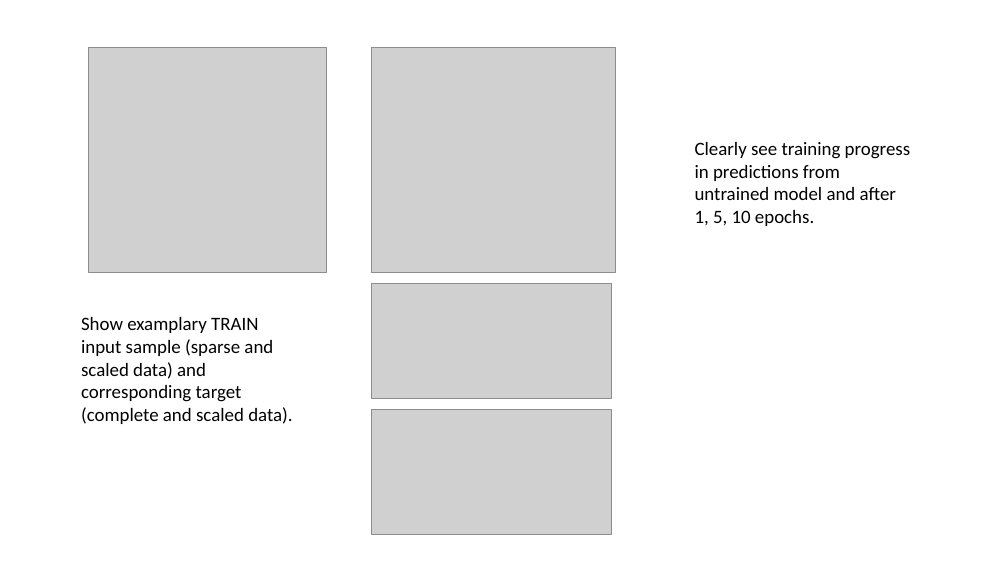
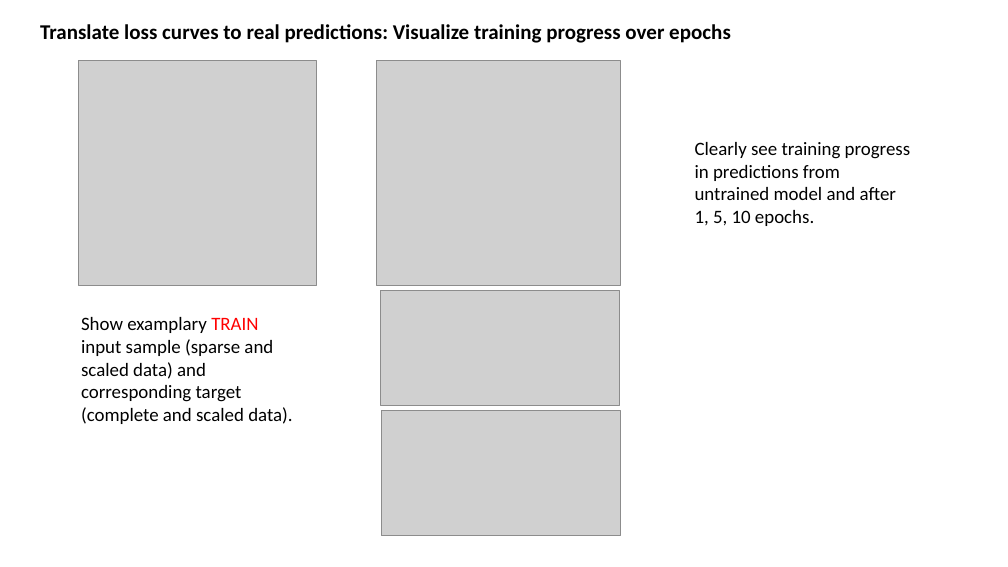
Before and after one commit to MarcoLandtHayen/reconstruct-sparse-inputs, a slide deck: slide 5 of presentations/unet_4conv_slp_realworld.pptx (slide 3 before the commit). Drawn at 1008x567 pixels with LibreOffice and Linux fonts; fonts in the diff are those of the drawing; grey boxes stand for pictures. Boxes give left, top, right and bottom in pixels: in the first picture for what was removed or moved away, otherwise in the second. Text is boxed around its words. In the diff, an @@ line names an element or a change of style, - is before the commit and + after.

Commit message:
Update presentation with summary on first experiments with U-Net on slp real world data

```diff
--- a/presentations/unet_4conv_slp_realworld.pptx
+++ b/presentations/unet_4conv_slp_realworld.pptx
@@ text added at [40, 24, 731, 43], 20 pt, text #000000, bold @@
+Translate loss curves to real predictions: Visualize training progress over epochs
@@ picture: place and size @@
-picture at [88, 48, 326, 272]
+picture at [79, 60, 316, 285]
@@ picture: place and size @@
-picture at [372, 48, 616, 272]
+picture at [377, 60, 621, 285]
@@ picture: place and size @@
-picture at [372, 284, 612, 398]
+picture at [380, 290, 620, 405]
@@ text "Show examplary TRAIN input sample ..." at [81, 317, 292, 424]: text colour #000000 to #FF0000 in "TRAIN" @@
@@ picture: place and size @@
-picture at [372, 409, 612, 534]
+picture at [381, 411, 621, 535]
```
Also in this commit, not shown: 4 other slides changed, 5 slides added, 1 slide removed.
